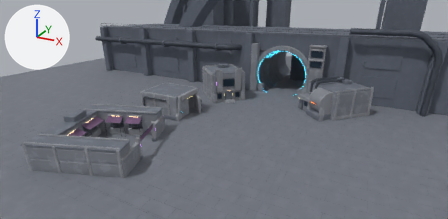
An edit to the Blender file art/respite/scenes/respite.blend, drawn before and after from the same camera.
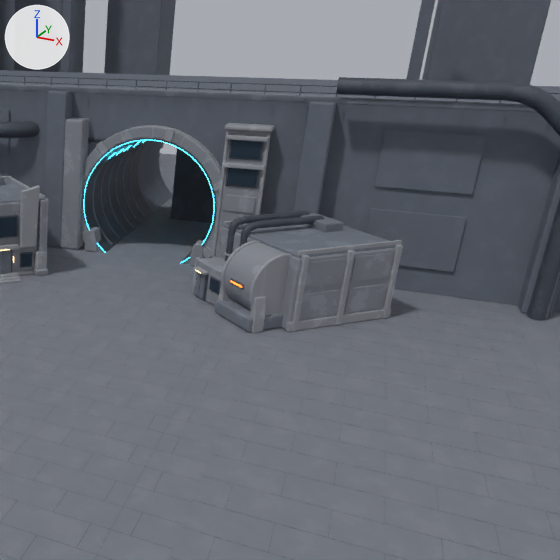
Each version is shown from the file's camera 'Court', then close up on the part from 51% to 96% of the width and 0% to 93% of the height. Lighting does not change. The marker at upper left points along +X, +Y and +Z. The older version's two pictures come first.

The first close-up shows 'ground.common-court', 'ground.continuous-paving', 'habitat.continuous-wall', 'habitat.distant-mass1', 'habitat.distant-mass4', 'habitat.distant-mass5', 'habitat.passage-housing', 'habitat.passage.floor', 'habitat.passage.inner-liner', 'habitat.wall-main-feed', 'habitat.wall-panel(30, 11.8)', 'habitat.wall-panel(30, 4.8)' and 124 more.
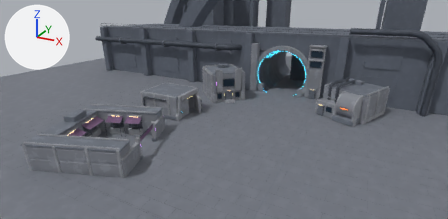
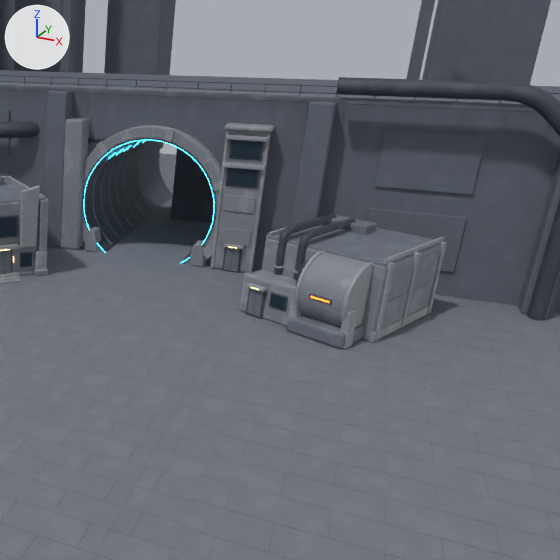
Commit message: fix(art): frame the forge beside the exit tower

ob_workshop is not drawn itself; it is the parent of ob_workshop_rear_hall, ob_workshop_rear_roof, ob_workshop_service_room, ob_workshop_service_entry_recess, ob_workshop_service_entry_leaf, ob_workshop_service_entry_split, ob_workshop_service_entry_lintel, ob_workshop_service_entry_lamp.

Boxes [x1, y1, x2, y2] around the edits, measured in the close-ups (560 x 560 px):
'workshop.single-process-drum', moved, turned
    before: [224, 243, 285, 310]
    after: [298, 253, 367, 327]
'workshop.rear-hall', moved, turned
    before: [219, 227, 396, 329]
    after: [262, 238, 441, 340]
'workshop.rear-roof', moved, turned
    before: [224, 223, 396, 258]
    after: [268, 224, 441, 267]
'workshop.drum-band3.9', moved, turned
    before: [249, 254, 291, 315]
    after: [341, 262, 374, 327]
'workshop.drum-cradle', moved, turned
    before: [215, 300, 283, 332]
    after: [286, 315, 364, 348]
'workshop.service-room', moved, turned
    before: [193, 257, 226, 306]
    after: [241, 270, 297, 326]
'workshop.hall-panel(1, -0.7, 4.65)', moved, turned
    before: [304, 258, 347, 288]
    after: [388, 261, 414, 295]
'workshop.hall-panel(1, -0.7, 2)', moved, turned
    before: [299, 290, 341, 319]
    after: [381, 293, 407, 327]
'workshop.hall-panel(1, 3.8, 4.65)', moved, turned
    before: [350, 253, 393, 282]
    after: [414, 250, 440, 284]
'workshop.roof-feed0', moved, turned
    before: [225, 211, 310, 261]
    after: [274, 214, 336, 275]
'workshop.roof-feed1', moved, turned
    before: [240, 215, 324, 246]
    after: [293, 218, 356, 280]
'workshop.hall-panel(1, 3.8, 2)', moved, turned
    before: [344, 284, 386, 313]
    after: [407, 281, 433, 314]
'workshop.hall-base1', moved, turned
    before: [285, 308, 391, 332]
    after: [368, 306, 429, 342]
'workshop.hall-pier(1, -2.9)', moved, turned
    before: [292, 255, 309, 331]
    after: [375, 262, 394, 341]
'workshop.hall-parapet1', moved, turned
    before: [297, 240, 402, 256]
    after: [383, 237, 444, 264]
'workshop.drum-support1', moved, turned
    before: [250, 296, 266, 333]
    after: [340, 309, 356, 349]
'workshop.roof-exchanger', moved, turned
    before: [301, 213, 344, 232]
    after: [324, 215, 377, 235]
'workshop.hall-pier(1, 6.2)', moved, turned
    before: [383, 245, 403, 318]
    after: [427, 241, 447, 314]
'workshop.hall-pier(1, 1.4)', moved, turned
    before: [336, 250, 355, 325]
    after: [401, 252, 420, 328]
'workshop.service-entry.leaf', moved, turned
    before: [195, 272, 206, 299]
    after: [247, 288, 263, 317]
'workshop.drum-band0.1', moved, turned
    before: [221, 241, 260, 300]
    after: [294, 251, 326, 316]
'workshop.service-window', moved, turned
    before: [210, 278, 219, 293]
    after: [270, 294, 286, 310]
'workshop.service-entry.recess', moved, turned
    before: [195, 275, 208, 301]
    after: [246, 288, 266, 319]
'workshop.drum-support-1', moved, turned
    before: [218, 286, 230, 301]
    after: [286, 296, 301, 328]
'workshop.service-entry.lintel', moved, turned
    before: [193, 267, 209, 275]
    after: [246, 283, 267, 292]
'workshop.process-recess', moved, turned
    before: [230, 278, 244, 290]
    after: [309, 294, 332, 305]
'workshop.service-window-frame', moved, turned
    before: [209, 276, 221, 295]
    after: [269, 292, 288, 311]
'workshop.service-corner-5.0', moved, turned
    before: [192, 257, 200, 293]
    after: [240, 273, 249, 311]
'workshop.hall-parapet-1', moved, turned
    before: [224, 220, 233, 225]
    after: [268, 227, 287, 236]
'workshop.process-return', moved, turned (not visible before)
    after: [296, 260, 309, 285]
'workshop.horizontal-process-slit', moved, turned
    before: [230, 280, 242, 288]
    after: [311, 296, 330, 303]
'workshop.riser-collar0', moved, turned
    before: [224, 252, 231, 256]
    after: [273, 264, 284, 269]
'workshop.service-corner-0.65', moved, turned (not visible before)
    after: [291, 286, 296, 304]
'workshop.hall-pier(-1, -2.9)', moved, turned (not visible before)
    after: [262, 234, 268, 266]
'workshop.riser-collar1', moved, turned (not visible before)
    after: [293, 269, 298, 274]

Diff of the bpy script that builds the scene:
```diff
--- a/art/respite/scenes/respite.blend.py
+++ b/art/respite/scenes/respite.blend.py
@@ ob_workshop @@
 ob_workshop = bpy.data.objects.new('workshop', None)
-ob_workshop.location = (20.74, 14.74, 0.0)
-ob_workshop.rotation_euler = (0.0, 0.0, -0.785)  # degrees (0, 0, -45)
+ob_workshop.location = (24.74, 14.74, 0.0)
+ob_workshop.rotation_euler = (0.0, 0.0, -0.436)  # degrees (0, 0, -25)
```
